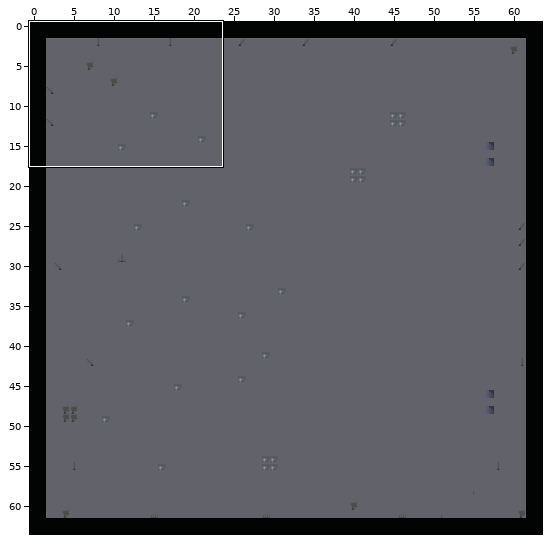
Two versions of a level (Tiled map, NamelessRogue/Content/Buildings/ApartmentBlockTopFloor.tmx). Above, an overview of the earlier version with the close-up marked.
Close-up. Before:
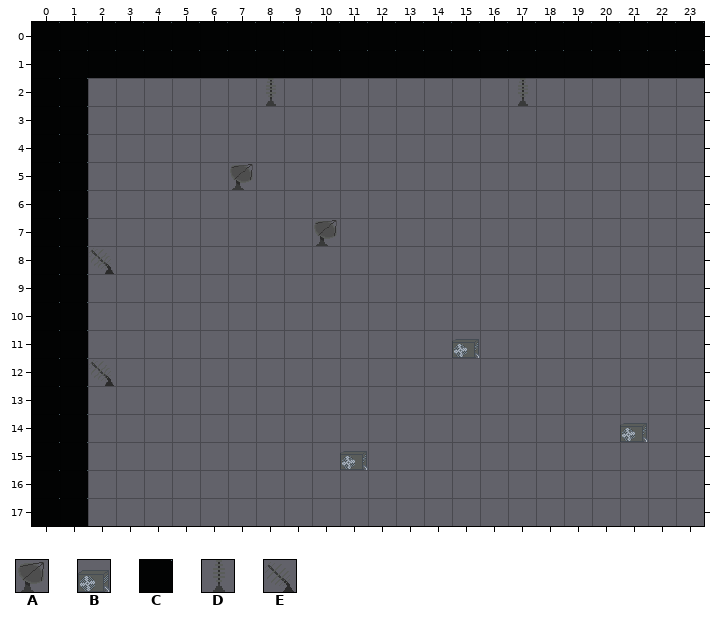
Cells are 32x32 px. Shown: x 0..23, y 0..17. The commit also changed other parts of the map, which this record leaves out.
Key: from "tileset2": A 183, B 184, C 189, D 204, E 205.
_ is an empty cell.
Layer "main" before, first column x 0:
 0 CCCCCCCCCCCCCCCCCCCCCCCC
 1 CCCCCCCCCCCCCCCCCCCCCCCC
 2 CC______D________D______
 3 CC______________________
 4 CC______________________
 5 CC_____A________________
 6 CC______________________
 7 CC________A_____________
 8 CCE_____________________
 9 CC______________________
10 CC______________________
11 CC_____________B________
12 CCE_____________________
13 CC______________________
14 CC___________________B__
15 CC_________B____________
16 CC______________________
17 CC______________________
And afterwards:
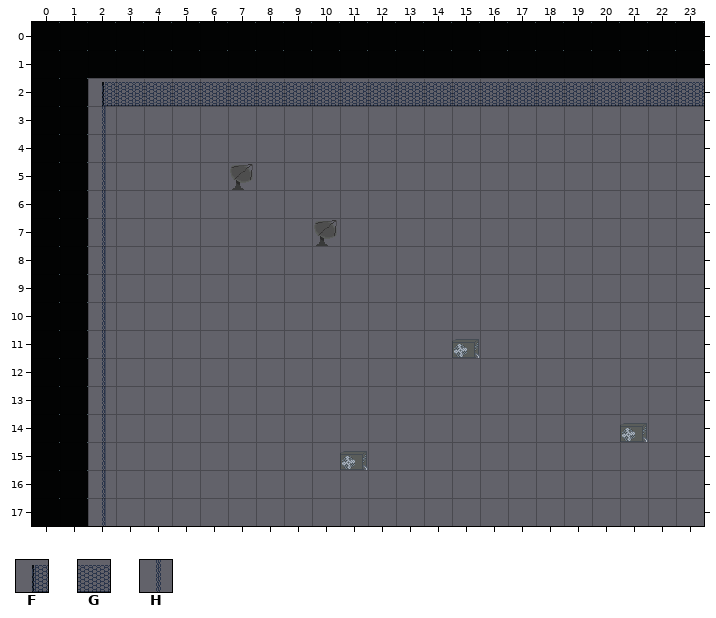
Further tiles: from "tileset2": F 70, G 71, H 90.
Changes in this commit:
{"where": "layer \"main\""}
{"y":2,"x":2,"old":"______D________D______","new":"FGGGGGGGGGGGGGGGGGGGGG"}
{"y":3,"x":2,"old":"_","new":"H"}
{"y":4,"x":2,"old":"_","new":"H"}
{"y":5,"x":2,"old":"_","new":"H"}
{"y":6,"x":2,"old":"_","new":"H"}
{"y":7,"x":2,"old":"_","new":"H"}
{"y":8,"x":2,"old":"E","new":"H"}
{"y":9,"x":2,"old":"_","new":"H"}
{"y":10,"x":2,"old":"_","new":"H"}
{"y":11,"x":2,"old":"_","new":"H"}
{"y":12,"x":2,"old":"E","new":"H"}
{"y":13,"x":2,"old":"_","new":"H"}
{"y":14,"x":2,"old":"_","new":"H"}
{"y":15,"x":2,"old":"_","new":"H"}
{"y":16,"x":2,"old":"_","new":"H"}
{"y":17,"x":2,"old":"_","new":"H"}
